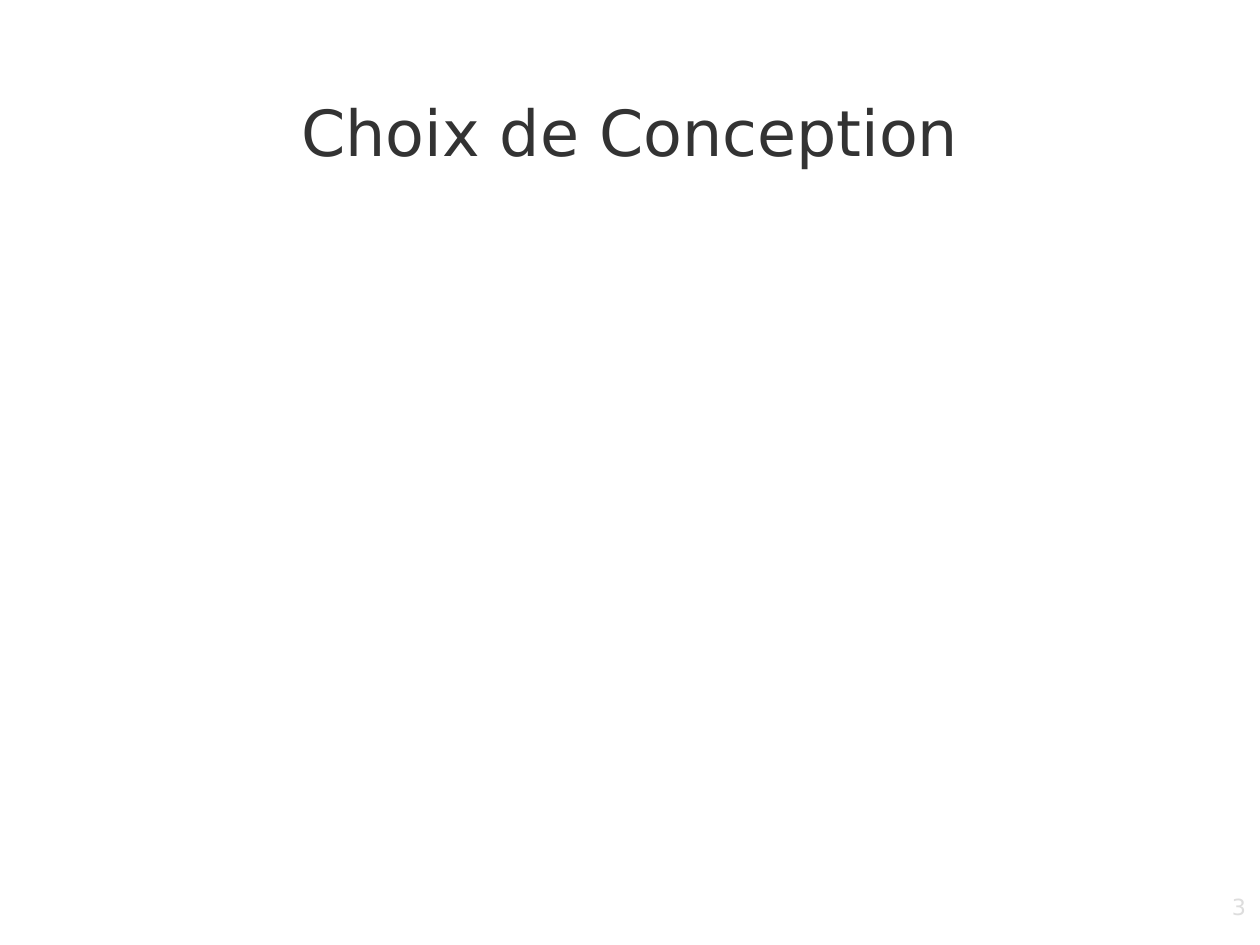
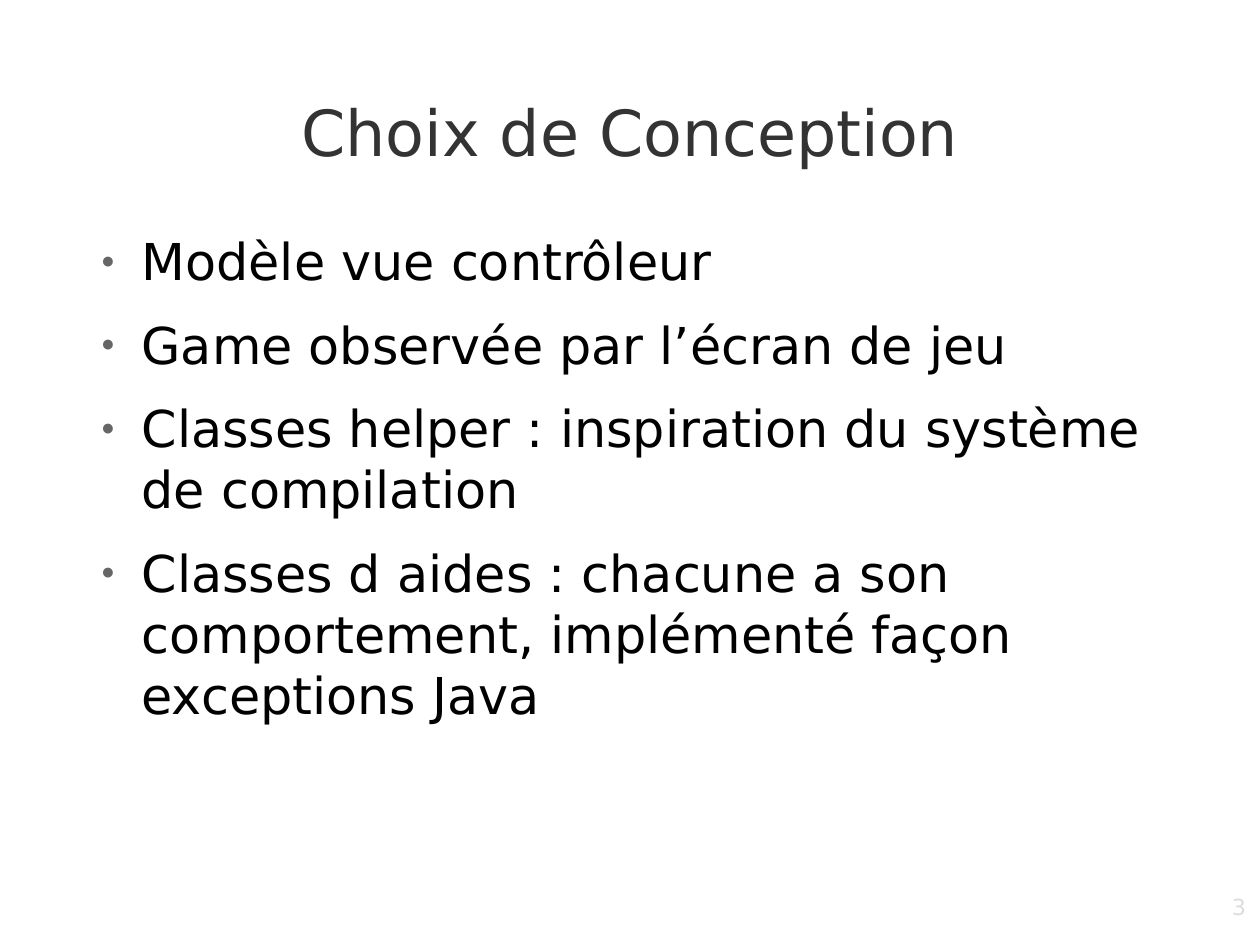
Before and after one commit to CaVaEtreComplique/TentsAndTrees, a slide deck: slide 3 of diapoProjet.odp. Drawn at 1260x945 pixels with LibreOffice and Linux fonts; fonts in the diff are those of the drawing; background and template pictures are left out. Boxes give left, top, right and bottom in pixels: in the first picture for what was removed or moved away, otherwise in the second. Text is boxed around its words. In the diff, an @@ line names an element or a change of style, - is before the commit and + after.

```diff
--- a/diapoProjet.odp
+++ b/diapoProjet.odp
@@ text added at <box>142,239,1140,725</box>, 32 pt, text #000000 @@
+● Modèle vue contrôleur
+● Game observée par l’écran de jeu
+● Classes helper : inspiration du système de compilation
+● Classes d aides : chacune a son comportement, implémenté façon exceptions Java
```
Also in this commit, not shown: 6 other slides changed, 3 slides added, 2 slides removed, 2 other files.
